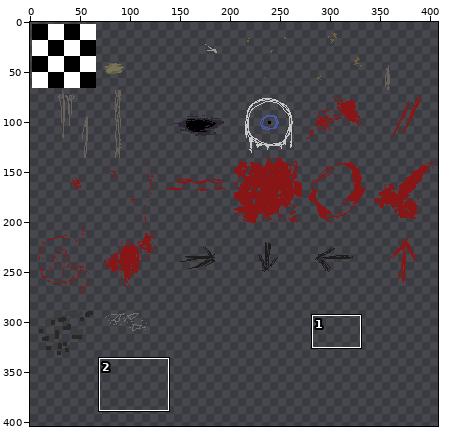
Sprite sheet -- tilesets/TileSet2/output_tileset.png. The picture above shows the old version from afar; the outline marks the close-up.
Close-up. Before the edit:
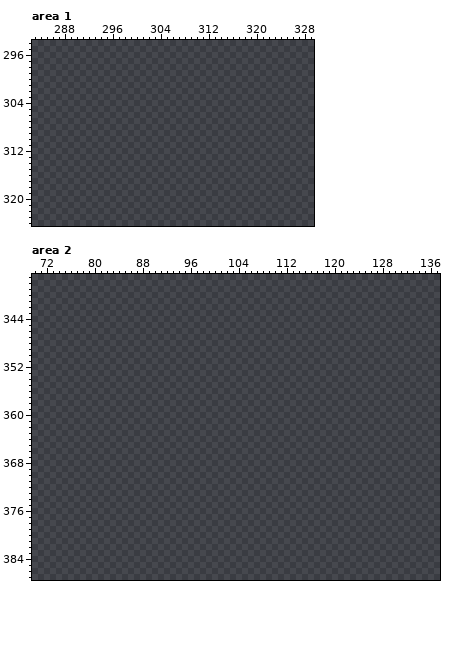
The file is 340x408 pixels. Shown: area 1: x 283..329, y 294..324; area 2: x 70..137, y 337..387. The old version is drawn lined up with the new one. The wide view leaves out empty margins. The commit also changed other parts of the picture, which this record leaves out.
Once edited:
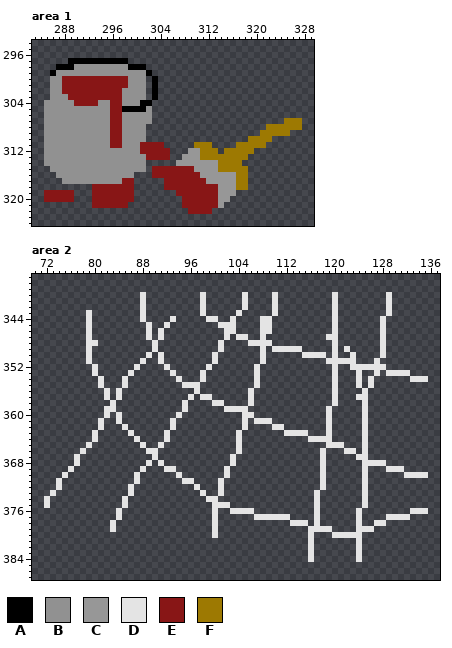
Palette (. is transparent): A #000000  B #919191  C #979797  D #e4e4e4  E #881616  F #9d7902
The exact change:
canvas 340x408 -> 408x408; drawings rearranged on the sheet (the old picture shows each at its new place)
Changed rows in their new state; - is an unchanged pixel.
Area 1:
first column x 285:
297 ----AAAAAAAAAA-----------------------------
298 --AAABBBBBBBBBAAA--------------------------
299 -ABBBBBBBBBBBBBBBA-------------------------
300 -BBEEEEEEEEEEEBBB-A------------------------
301 -BBEEEEEEEEEEEBBB-A------------------------
302 -BBEEEEEEEEEEBBBB-A------------------------
303 -BBBEEEEEEEEEBBBB-A------------------------
304 BBBBBEEEEBBEEBBBAA-------------------------
305 BBBBBBBBBBBEEAAAAB-------------------------
306 BBBBBBBBBBBEEBBBBB-------------------------
307 BBBBBBBBBBBEEBBBBB----------------------FFF
308 BBBBBBBBBBBEEBBBB--------------------FFFFFF
309 BBBBBBBBBBBEEBBBB-------------------FFFFF--
310 BBBBBBBBBBBEEBBBB-----------------FFFF-----
311 BBBBBBBBBBBEEBBBEEEE-----FFF----FFFFF------
312 BBBBBBBBBBBBBBBBEEEEE---CCFFF-FFFFF--------
313 BBBBBBBBBBBBBBBBBEEEE--CCCFFFFFFFF---------
314 BBBBBBBBBBBBBBBBB-----CCCCCCCFFFF----------
315 -BBBBBBBBBBBBBBBB-EEEEEEECCCCFFFFF---------
316 --BBBBBBBBBBBBB---EEEEEEEECCCCCCFF---------
317 ---BBBBBBBBBBEE-----EEEEEEECCCCCFF---------
318 --------EEEEEEE-----EEEEEEEEECCCFF---------
319 EEEEE---EEEEEEE-------EEEEEEECCC-----------
320 EEEEE---EEEEEEE--------EEEEEECC------------
321 --------EEEEEE---------EEEEEEC-------------
322 ------------------------EEEE---------------
Area 2:
first column x 72:
340 ----------------D---------D------D----D---------D--------D------
341 ----------------D---------D------D----D---------D--------D------
342 ----------------D---------D------D----D---------D--------D------
343 -------D--------D---------D-----D-----D---------D--------D------
344 -------D--------D----D-----DD--D----DD----------D-------D-------
345 -------D---------D--D--------DDD----DD----------D-------D-------
346 -------D---------D-D----------DD----DD----------D-------D-------
347 -------D---------D-D----------D-DD--D----------DD-------D-------
348 -------DD---------D----------D----DDDD----------D-------D-------
349 -------D----------D----------D------D-DDDDD-----D-D-----D-------
350 -------D---------D-D--------D-------D------DDDD-D--D----D-------
351 -------D--------D--D--------D-------D----------DDDDD---D--------
352 --------D------D----D------D-------D------------D--DDDDDD-------
353 --------D-----D------D----D--------D------------D---D--D-DDDD---
354 ---------D---D--------D---D--------D------------D---D-D------DDD
355 ---------D---D---------DDD---------D------------D---D-D---------
356 ----------D-D------------D--------D-------------D----D----------
357 ----------D-D-----------D-DD------D-------------D---DD----------
358 -----------D-----------D----DD----D-------------D----D----------
359 ----------DD-----------D------DDDD-------------D-----D----------
360 ----------D-D---------D----------DD------------D-----D----------
361 ---------D--D--------D-----------D-DDD---------D-----D----------
362 ---------D---D-------D-----------D----DD-------D-----D----------
363 --------D-----D-----D-----------D-------DDDD---D-----D----------
364 --------D------D----D-----------D-----------DDDD-----D----------
365 -------D--------D--D------------D--------------DDD---D----------
366 ------D----------DD-------------D-------------D---DD-D----------
367 -----D------------D------------D--------------D-----DD----------
368 -----D-----------D-D-----------D--------------D------DDDD-------
369 ----D-----------D---DD--------D---------------D------D---DDD----
370 ---D-----------D------D-------D---------------D------D------DDDD
371 --D------------D-------DD----D----------------D------D----------
372 --D-----------D----------D---D----------------D------D----------
373 -D------------D-----------D--D---------------D-------D----------
374 D------------D-------------DD----------------D-------D----------
375 D------------D--------------DDD--------------D-------D----------
376 ------------D---------------D--DDDD----------D------D--------DDD
377 ------------D---------------D------DDDDDD----D------D----DDDD---
378 -----------D----------------D------------DDD-D------D--DD-------
379 -----------D----------------D---------------DDDD----DDD---------
380 ----------------------------D---------------D---DDDDD-----------
381 --------------------------------------------D-------D-----------
382 --------------------------------------------D-------D-----------
383 --------------------------------------------D-------D-----------
384 --------------------------------------------D-------D-----------
Changed places in both close-ups, as pixel boxes (x1, y1, x2, y2):
added: (44, 58, 302, 214)
added: (44, 292, 428, 562)
